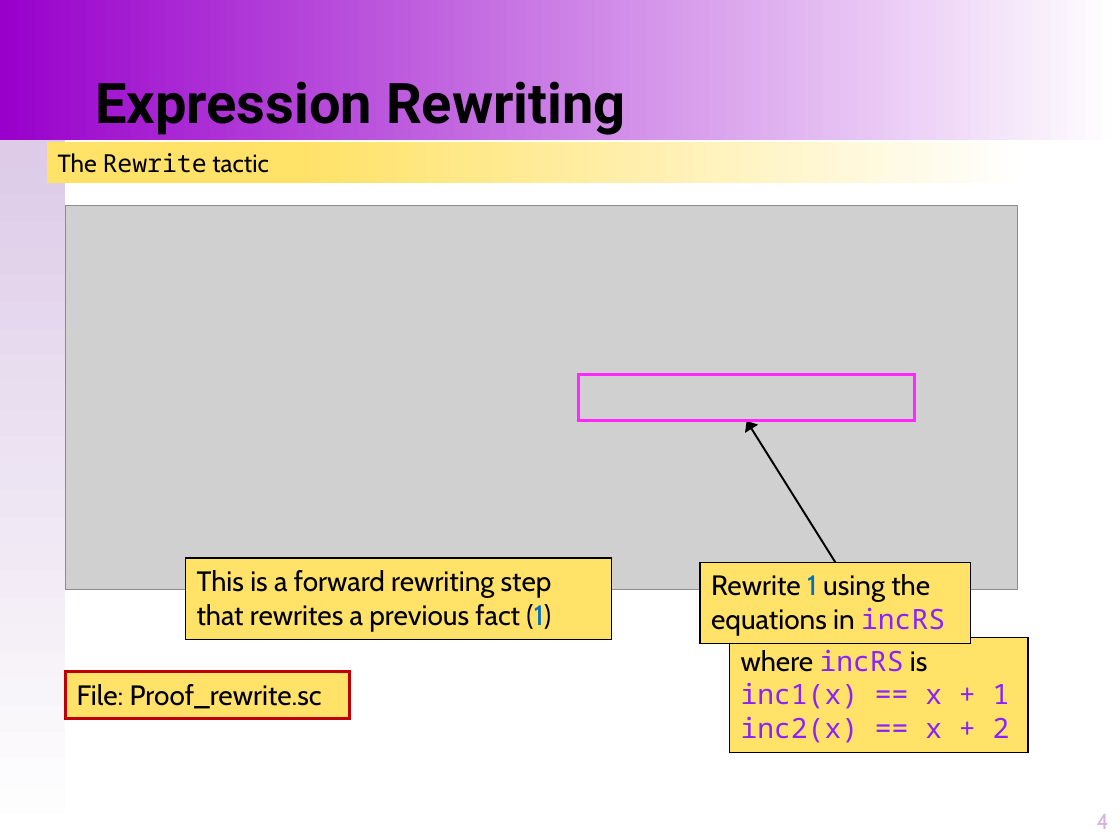
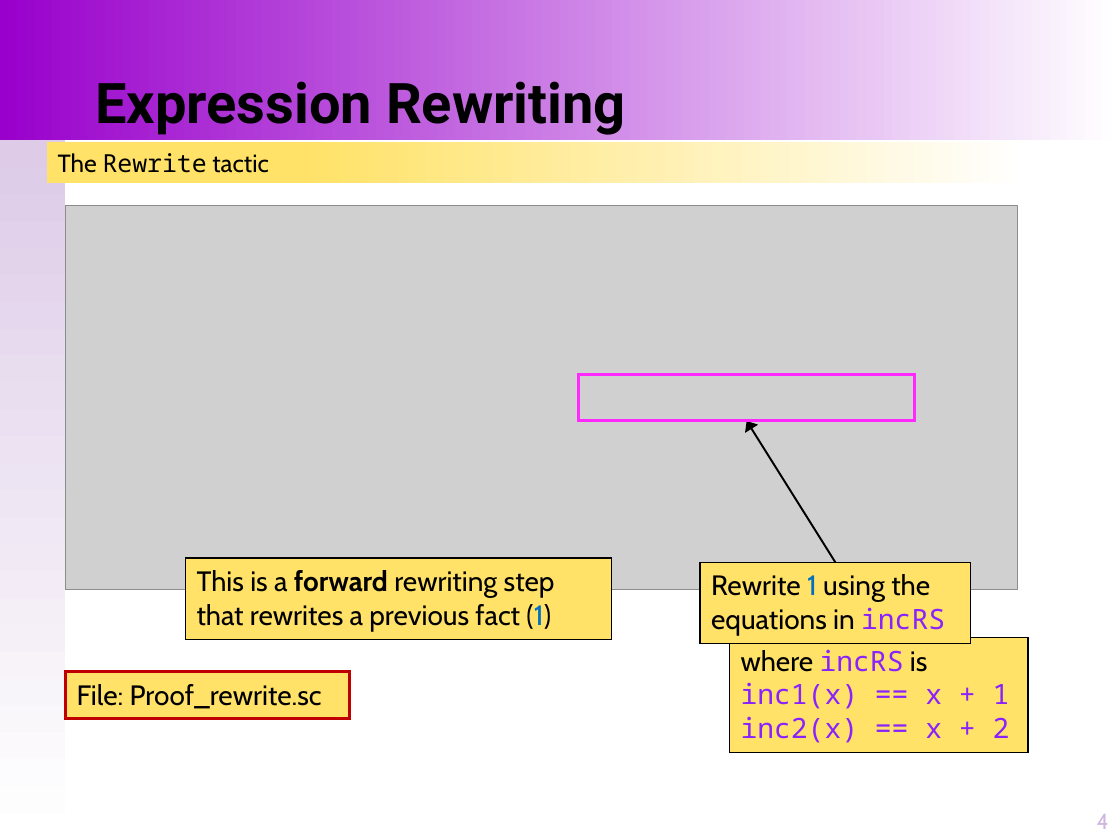
Before and after one commit to santoslab/stress24, a slide deck: slide 4 of slides/A-01-01-Proofs-Rewriting.pptx. Drawn at 1120x840 pixels with LibreOffice and Linux fonts; fonts in the diff are those of the drawing; grey boxes stand for pictures. Boxes give left, top, right and bottom in pixels: in the first picture for what was removed or moved away, otherwise in the second. Text is boxed around its words. In the diff, an @@ line names an element or a change of style, - is before the commit and + after.

```diff
--- a/slides/A-01-01-Proofs-Rewriting.pptx
+++ b/slides/A-01-01-Proofs-Rewriting.pptx
@@ rectangle "This is a forward rewriting ..." at [186,558,612,640]: bold on in "forward" @@
```
Also in this commit, not shown: 2 other slides changed, 1 other file.
